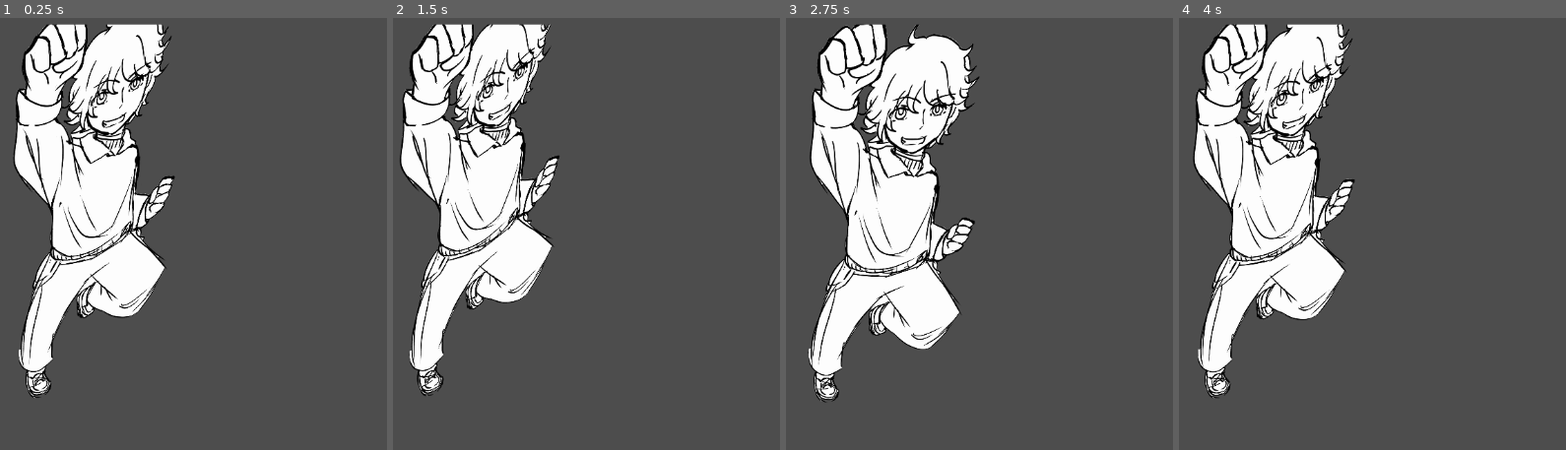
Above: before the commit, frames 1-4 (left to right).
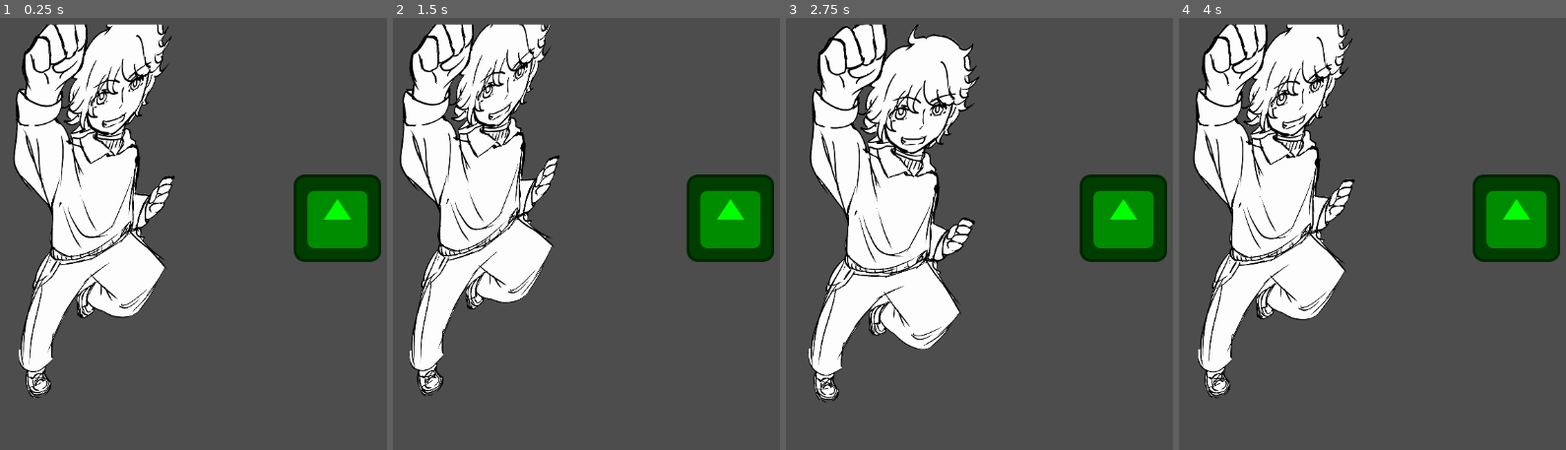
Above: after the commit, the same moments.

Repository: Plumz17/version_control_test
Game: Godot game, scene res://main.tscn
Same seed, same stepped clock (60 frames per second), same inputs: the game is played once before the commit and once after it. The project has no main scene, so this scene is started directly. The engine's default icon, where the game draws it, is replaced by a stand-in: a white triangle on a blue panel in a dark square.
Inputs:
- Up to frame 1 (0.25 s): no input
- Up to frame 2 (1.5 s): no input
- Up to frame 3 (2.75 s): no input
- Up to frame 4 (4 s): no input

The runs differ from the first frame. In frame 1, 4.5% of the frame differs, in the area x 75-99%, y 36-57%; in frame 2, 4.5%; in frame 3, 4.5%; in frame 4, 4.5%.

Commit message:
Update main.tscn

Diff:
--- a/Wobble/main.tscn
+++ b/Wobble/main.tscn
@@ -2,6 +2,7 @@
 
 [ext_resource type="Shader" uid="uid://dov0pt7uo45t" path="res://wobble.gdshader" id="1_0xm2m"]
 [ext_resource type="Texture2D" uid="uid://by3qrnltftuh4" path="res://wobble.png" id="1_ig7tw"]
+[ext_resource type="Texture2D" uid="uid://bagw4m2k0si4m" path="res://icon.svg" id="3_h2yge"]
 
 [sub_resource type="ShaderMaterial" id="ShaderMaterial_h2yge"]
 shader = ExtResource("1_0xm2m")
@@ -20,3 +21,8 @@
 position = Vector2(438, 585.0863)
 scale = Vector2(0.5747369, 0.5747369)
 texture = ExtResource("1_ig7tw")
+
+[node name="Icon" type="Sprite2D" parent="." unique_id=1524363581]
+modulate = Color(0, 1, 0, 1)
+position = Vector2(895, 308)
+texture = ExtResource("3_h2yge")
